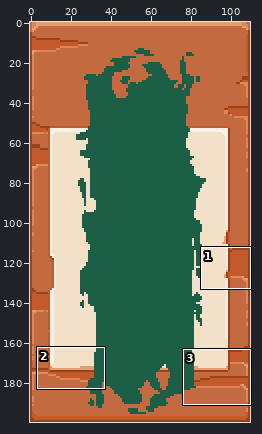
Sprite sheet, stored at res/UI/CharacterSelect/Slot06.png. The picture above shows the old version from afar; the outline marks the close-up.
Close-up. Before:
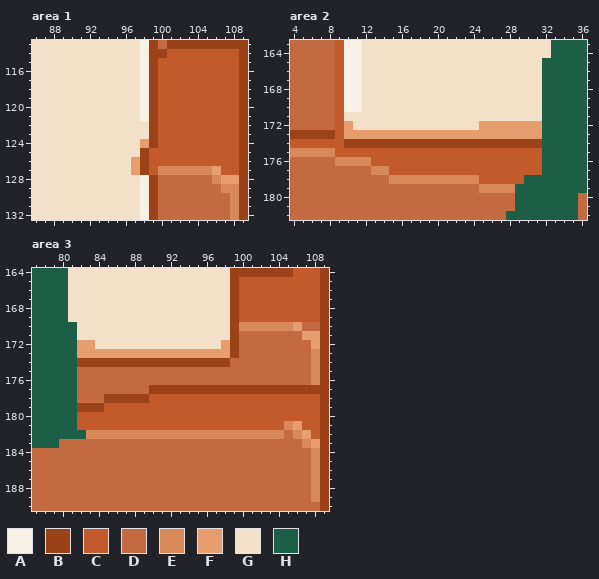
The file is 110x200 pixels. Shown: area 1: x 86..109, y 113..132; area 2: x 4..36, y 163..182; area 3: x 77..109, y 164..190. The commit also changed other parts of the picture, which this record leaves out.
Palette (. is transparent): A #f9f0e6  B #9b4218  C #c25a2c  D #c36a40  E #d9885a  F #e79e6f  G #f2e0c9  H #1c5f46
Pixels before, area 1, first column x 86:
113 GGGGGGGGGGGGABDBBBBBBBBB
114 GGGGGGGGGGGGABBCCCCCCCCB
115 GGGGGGGGGGGGABCCCCCCCCCB
116 GGGGGGGGGGGGABCCCCCCCCCB
117 GGGGGGGGGGGGABCCCCCCCCCB
118 GGGGGGGGGGGGABCCCCCCCCCB
119 GGGGGGGGGGGGABCCCCCCCCCB
120 GGGGGGGGGGGGABCCCCCCCCCB
121 GGGGGGGGGGGGABCCCCCCCCCB
122 GGGGGGGGGGGGGBCCCCCCCCCB
123 GGGGGGGGGGGGGBCCCCCCCCCB
124 GGGGGGGGGGGGFBCCCCCCCCCB
125 GGGGGGGGGGGGBCCCCCCCCCCB
126 GGGGGGGGGGGFBCCCCCCCCCCB
127 GGGGGGGGGGGFBCEEEEEEFCCB
128 GGGGGGGGGGGGABDDDDDDEFFB
129 GGGGGGGGGGGGABDDDDDDDEEB
130 GGGGGGGGGGGGABDDDDDDDDEB
131 GGGGGGGGGGGGABDDDDDDDDEB
132 GGGGGGGGGGGGABDDDDDDDDEB
Pixels before, area 2, first column x 4:
163 DDDDDCAAGGGGGGGGGGGGGGGGGGGGGHHHH
164 DDDDDCAAGGGGGGGGGGGGGGGGGGGGGHHHH
165 DDDDDCAAGGGGGGGGGGGGGGGGGGGGHHHHH
166 DDDDDCAAGGGGGGGGGGGGGGGGGGGGHHHHH
167 DDDDDCAAGGGGGGGGGGGGGGGGGGGGHHHHH
168 DDDDDCAAGGGGGGGGGGGGGGGGGGGGHHHHH
169 DDDDDCAAGGGGGGGGGGGGGGGGGGGGHHHHH
170 DDDDDCAAGGGGGGGGGGGGGGGGGGGGHHHHH
171 DDDDDCGGGGGGGGGGGGGGGGGGGGGGHHHHH
172 DDDDDCFGGGGGGGGGGGGGGFFFFFFFHHHHH
173 BBBBBCFFFFFFFFFFFFFFFFFFFFFFHHHHH
174 CCCCCCBBBBBBBBBBBBBBBBBBBBBBHHHHH
175 EEEEECCCCCCCCCCCCCCCCCCCCCCCHHHHH
176 DDDDDEEEECCCCCCCCCCCCCCCCCCCHHHHH
177 DDDDDDDDDEECCCCCCCCCCCCCCCCCHHHHH
178 DDDDDDDDDDDEEEEEEEEEECCCCCHHHHHHH
179 DDDDDDDDDDDDDDDDDDDDDEEEEHHHHHHHH
180 DDDDDDDDDDDDDDDDDDDDDDDDDHHHHHHHD
181 DDDDDDDDDDDDDDDDDDDDDDDDDHHHHHHHD
182 DDDDDDDDDDDDDDDDDDDDDDDDHHHHHHHHD
Pixels before, area 3, first column x 77:
164 HHHHGGGGGGGGGGGGGGGGGGBBBBBBBCCCB
165 HHHHGGGGGGGGGGGGGGGGGGBCCCCCCCCCB
166 HHHHGGGGGGGGGGGGGGGGGGBCCCCCCCCCB
167 HHHHGGGGGGGGGGGGGGGGGGBCCCCCCCCCB
168 HHHHGGGGGGGGGGGGGGGGGGBCCCCCCCCCB
169 HHHHGGGGGGGGGGGGGGGGGGBCCCCCCCCCB
170 HHHHHGGGGGGGGGGGGGGGGGBEEEEEEFDDB
171 HHHHHGGGGGGGGGGGGGGGGGBDDDDDDDFFB
172 HHHHHFFGGGGGGGGGGGGGGFBDDDDDDDDFB
173 HHHHHFFFFFFFFFFFFFFFFFBDDDDDDDDEB
174 HHHHHBBBBBBBBBBBBBBBBBDDDDDDDDDEB
175 HHHHHDDDDDDDDDDDDDDDDDDDDDDDDDDEB
176 HHHHHDDDDDDDDDDDDDDDDDDDDDDDDDDEB
177 HHHHHDDDDDDDDBBBBBBBBBBBBBBBBBBBB
178 HHHHHDDDBBBBBCCCCCCCCCCCCCCCCCCCB
179 HHHHHBBBCCCCCCCCCCCCCCCCCCCCCCCCB
180 HHHHHCCCCCCCCCCCCCCCCCCCCCCCCCCCB
181 HHHHHCCCCCCCCCCCCCCCCCCCCCCCEFCCB
182 HHHHHHEEEEEEEEEEEEEEEEEEEEEEDEFCB
183 HHHDDDDDDDDDDDDDDDDDDDDDDDDDDDEFB
184 DDDDDDDDDDDDDDDDDDDDDDDDDDDDDDDEB
185 DDDDDDDDDDDDDDDDDDDDDDDDDDDDDDDEB
186 DDDDDDDDDDDDDDDDDDDDDDDDDDDDDDDEB
187 DDDDDDDDDDDDDDDDDDDDDDDDDDDDDDDEB
188 DDDDDDDDDDDDDDDDDDDDDDDDDDDDDDDEB
189 DDDDDDDDDDDDDDDDDDDDDDDDDDDDDDDEB
190 DDDDDDDDDDDDDDDDDDDDDDDDDDDDDDDDB
New version:
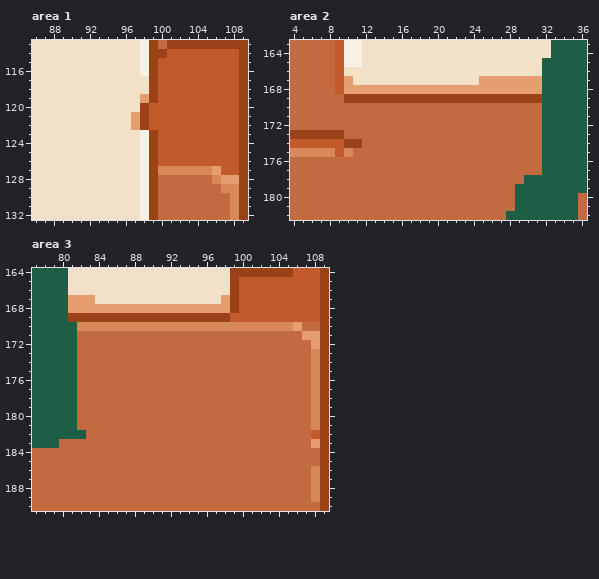
Changes in this commit:
Area 1:
Colour A replaces colour B in rows 125 to 127 at x 98.
Colour A replaces colour F in row 124 at x 98.
Colour A replaces colour G in row 123 at x 98.
Colour B replaces colour A in rows 120 to 121 at x 98.
Colour B replaces colour C in rows 125 to 127 at x 99.
Colour B replaces colour G in row 122 at x 98.
Colour C replaces colour B in rows 120 to 122 at x 99.
Colour F replaces colour A in row 119 at x 98.
Colour F replaces colour G in rows 121 to 122 at x 97.
Colour G replaces colour A in rows 117 to 118 at x 98.
Colour G replaces colour F in rows 126 to 127 at x 97.
Area 2:
Colour B replaces colour A in row 169 at x 10 to 11.
Colour B replaces colour C in row 173 at x 9.
Colour B replaces colour G in row 169 at x 12 to 31.
Colour D replaces colour A in row 170 at x 10 to 11.
Colour D replaces colour B in row 174 at x 12 to 31.
Colour D replaces colour C in rows 169 to 172 at x 9; in row 175 at x 11 to 31; in row 176 at x 13 to 31; in row 177 at x 15 to 31; in row 178 at x 25 to 29.
Colour D replaces colour E in row 176 at x 9 to 12; in row 177 at x 13 to 14; in row 178 at x 15 to 24; in row 179 at x 25 to 28.
Colour D replaces colour F in row 172 at x 10 and 25 to 31; in row 173 at x 10 to 31.
Colour D replaces colour G in row 170 at x 12 to 31; in row 171 at x 10 to 31; in row 172 at x 11 to 24.
Colour E replaces colour C in row 175 at x 10.
Colour F replaces colour A in row 167 at x 10; in row 168 at x 10 to 11.
Colour F replaces colour G in row 167 at x 25 to 31; in row 168 at x 12 to 31.
Colour G replaces colour A in row 166 at x 10 to 11; in row 167 at x 11.
Area 3:
Colour B replaces colour G in row 169 at x 81 to 98.
Colour C replaces colour B in row 169 at x 99.
Colour D replaces colour B in rows 171 to 173 at x 99; in row 174 at x 82 to 98; in row 177 at x 90 to 107; in row 178 at x 85 to 89; in row 179 at x 82 to 84.
Colour D replaces colour C in row 178 at x 90 to 107; in row 179 at x 85 to 107; in row 180 at x 82 to 107; in row 181 at x 82 to 104 and 107.
Colour D replaces colour E in row 181 at x 105; in row 182 at x 83 to 104 and 106; in row 183 at x 107; in rows 184 to 185 at x 108.
Colour D replaces colour F in row 172 at x 82 to 83 and 98; in row 173 at x 82 to 98; in row 181 at x 106; in row 182 at x 107.
Colour D replaces colour G in row 171 at x 82 to 98; in row 172 at x 84 to 97.
Colour E replaces colour B in row 170 at x 99; in row 177 at x 108.
Colour E replaces colour C in rows 178 to 181 at x 108.
Colour E replaces colour G in row 170 at x 82 to 98.
Colour F replaces colour G in row 167 at x 81 to 83 and 98; in row 168 at x 81 to 98.
Pixel boxes of the changes (left, top, right, bottom) in both close-ups:
changed: (131, 76, 158, 175)
changed: (335, 67, 542, 193)
changed: (68, 295, 320, 466)
